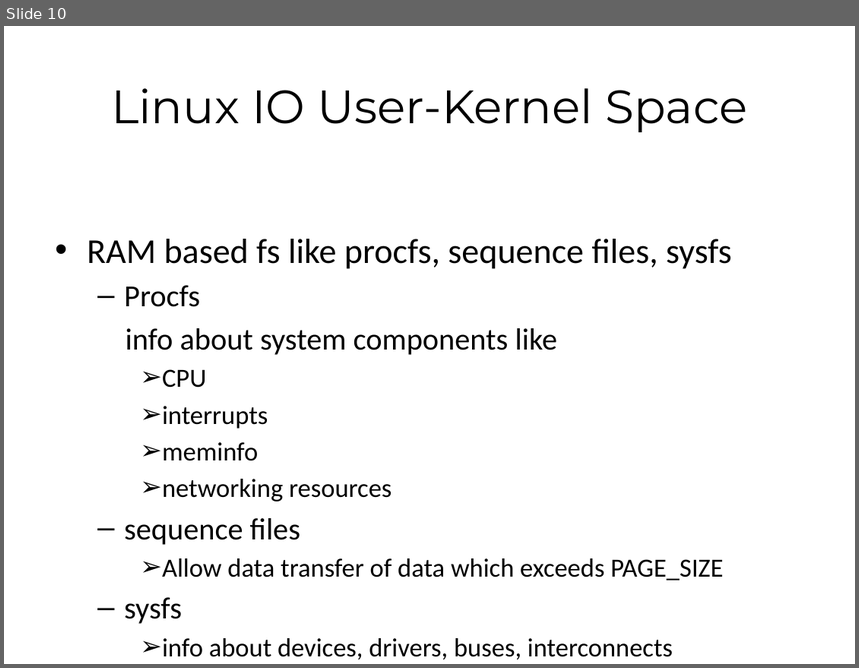
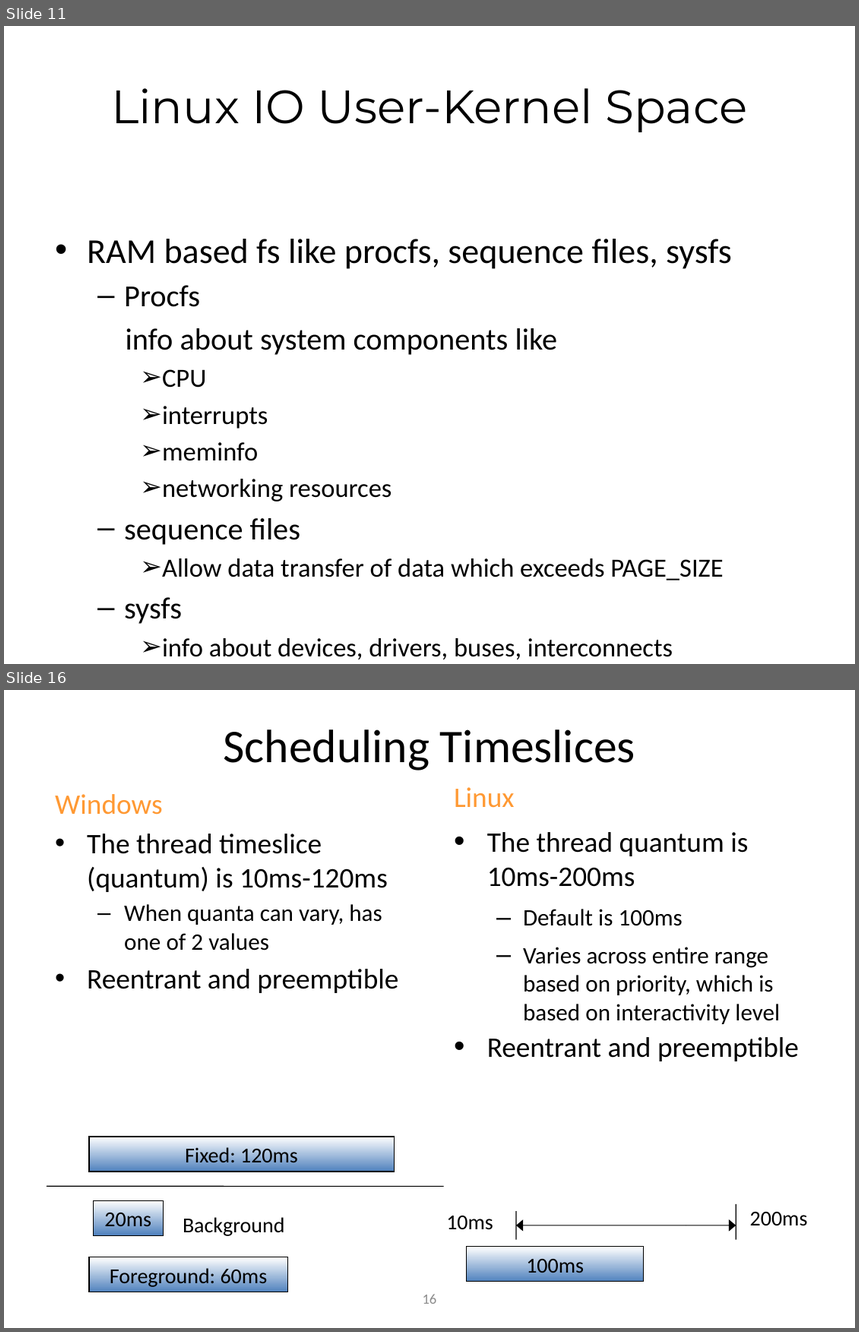
Before and after one commit to shyamrajendran/OS_MPS, a slide deck: 4th_credit/survey.pptx. Shown one above the other, each under a label of ours: slide 10 before the commit, slides 11 and 16 after it; the slides between them are not shown. The pictures are 859x668 and 859x1332 pixels, drawn with LibreOffice and Linux fonts; fonts in the diff are those of the drawing. Boxes give left, top, right and bottom in pixels: in the first picture for what was removed or moved away, otherwise in the second. Text is boxed around its words. In the diff, an @@ line names an element or a change of style, - is before the commit and + after.

```diff
--- a/4th_credit/survey.pptx
+++ b/4th_credit/survey.pptx
@@ slide 16 added at <box>4,690,855,1328</box>, background #FFFFFF @@
@@ title added at <box>224,730,636,771</box>, 39.6 pt, text #000000 @@
+Scheduling Timeslices
@@ text added at <box>55,794,398,993</box>, 24 pt, text #000000 @@
+Windows
+• The thread timeslice (quantum) is 10ms-120ms
+  – When quanta can vary, has one of 2 values
+• Reentrant and preemptible
@@ group added at <box>47,1137,444,1293</box>: 3 rectangles, 1 line, 1 text @@
+Fixed: 120ms
+20ms
+Foreground: 60ms
+Background
@@ group added at <box>446,787,808,1281</box>: 3 texts, 2 arrows, 2 lines, 1 rectangle @@
+Linux
+• The thread quantum is 10ms-200ms
+  – Default is 100ms
+  – Varies across entire range based on priority, which is based on interactivity level
+• Reentrant and preemptible
+100ms
+200ms
+10ms
@@ page number added at <box>423,1294,437,1304</box>, 12 pt, text #8C8C8C @@
+16
@@ what was slide 10 is now slide 11 @@
```
Also in this commit, not shown: 7 other slides added.
